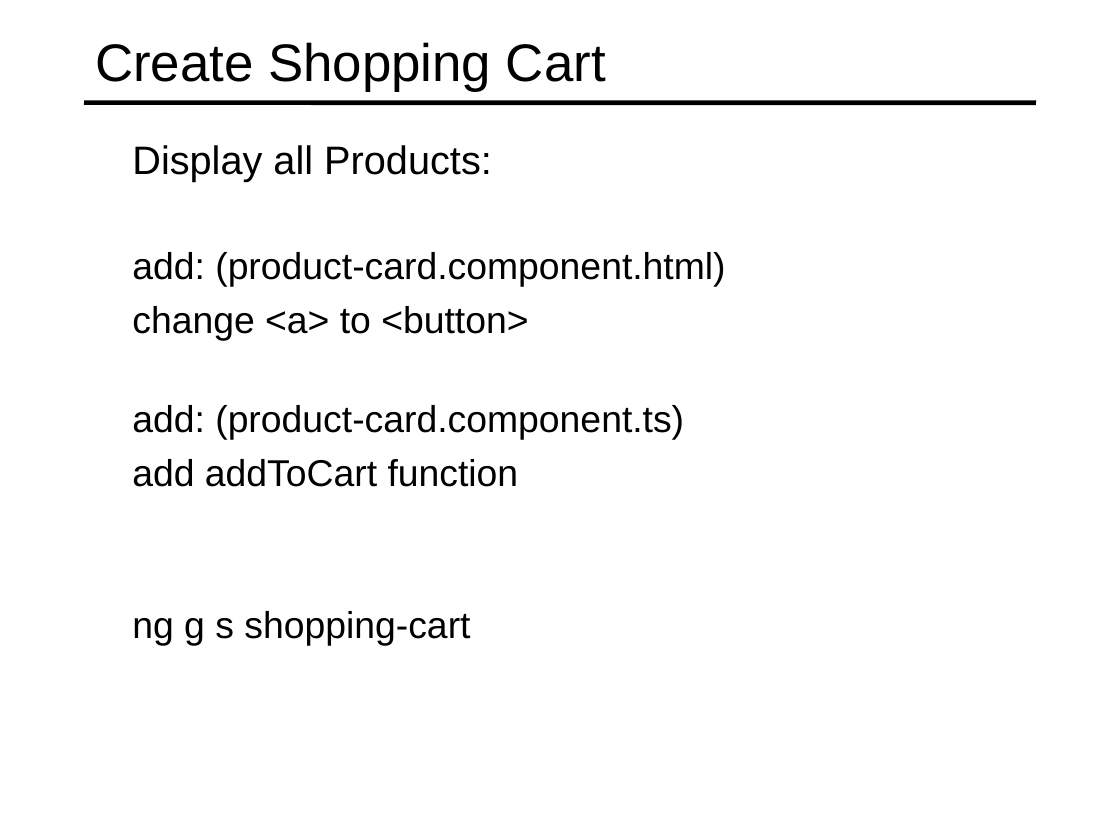
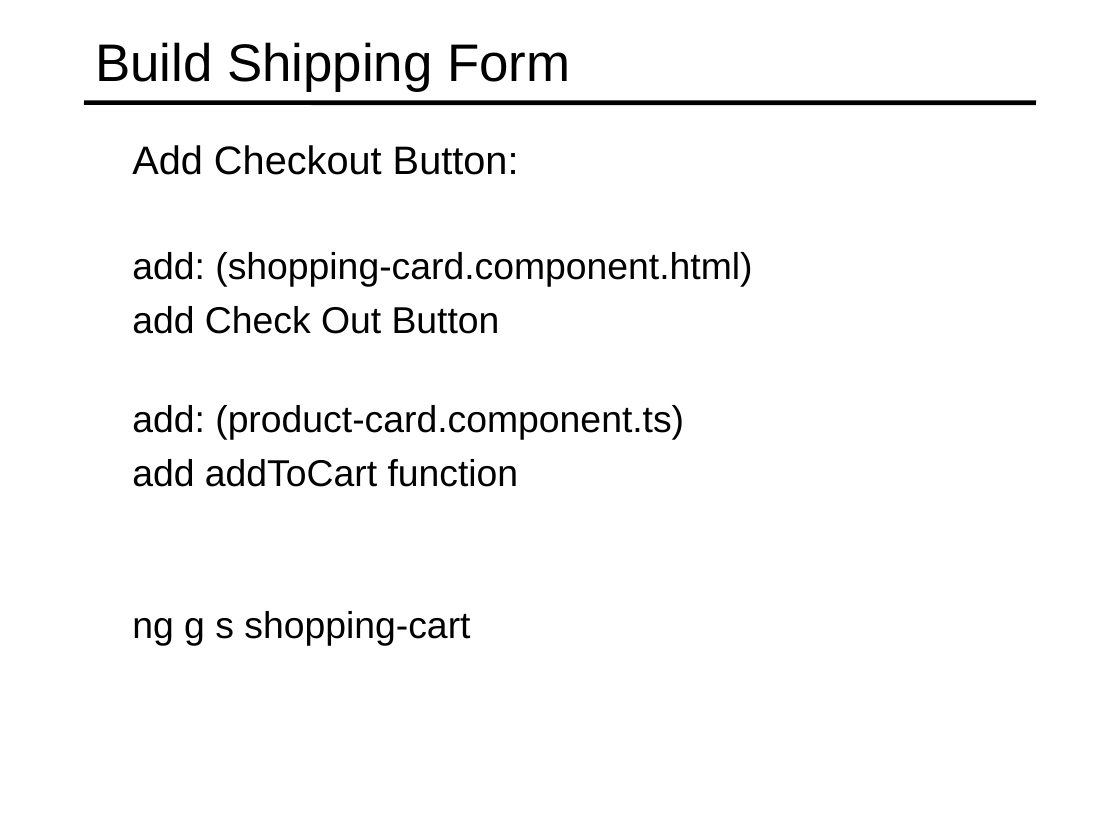
Before and after one commit to specter01wj/Jago_Link_Training, a slide deck: slide 3 of Angular/Angular7/Angular Advanced Course/Project/22.Project_Check Out Module/L6_Project_Check Out Module.ppt. Drawn at 1120x840 pixels with LibreOffice and Linux fonts; fonts in the diff are those of the drawing. Boxes give left, top, right and bottom in pixels: in the first picture for what was removed or moved away, otherwise in the second. Text is boxed around its words. In the diff, an @@ line names an element or a change of style, - is before the commit and + after.

```diff
--- a/Angular/Angular7/Angular Advanced Course/Project/22.Project_Check Out Module/L6_Project_Check Out Module.ppt
+++ b/Angular/Angular7/Angular Advanced Course/Project/22.Project_Check Out Module/L6_Project_Check Out Module.ppt
@@ title at (x1=95, y1=42, x2=570, y2=92): text changed @@
-Create Shopping Cart
+Build Shipping Form
@@ text at (x1=132, y1=145, x2=519, y2=175): text changed @@
-  Display all Products:
+  Add Checkout Button:
@@ text at (x1=132, y1=252, x2=752, y2=334): text changed @@
-  add: (product-card.component.html)
-  change <a> to <button>
+  add: (shopping-card.component.html)
+  add Check Out Button
```
Also in this commit, not shown: 22 slides removed, 1 other file.
